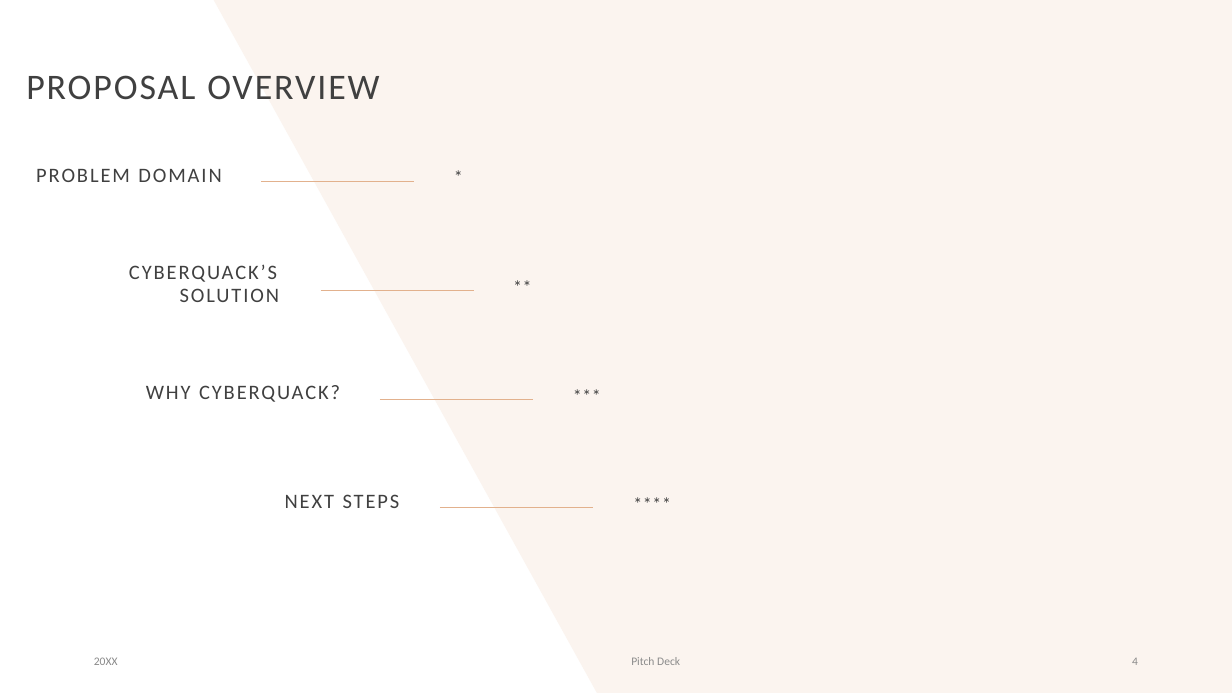
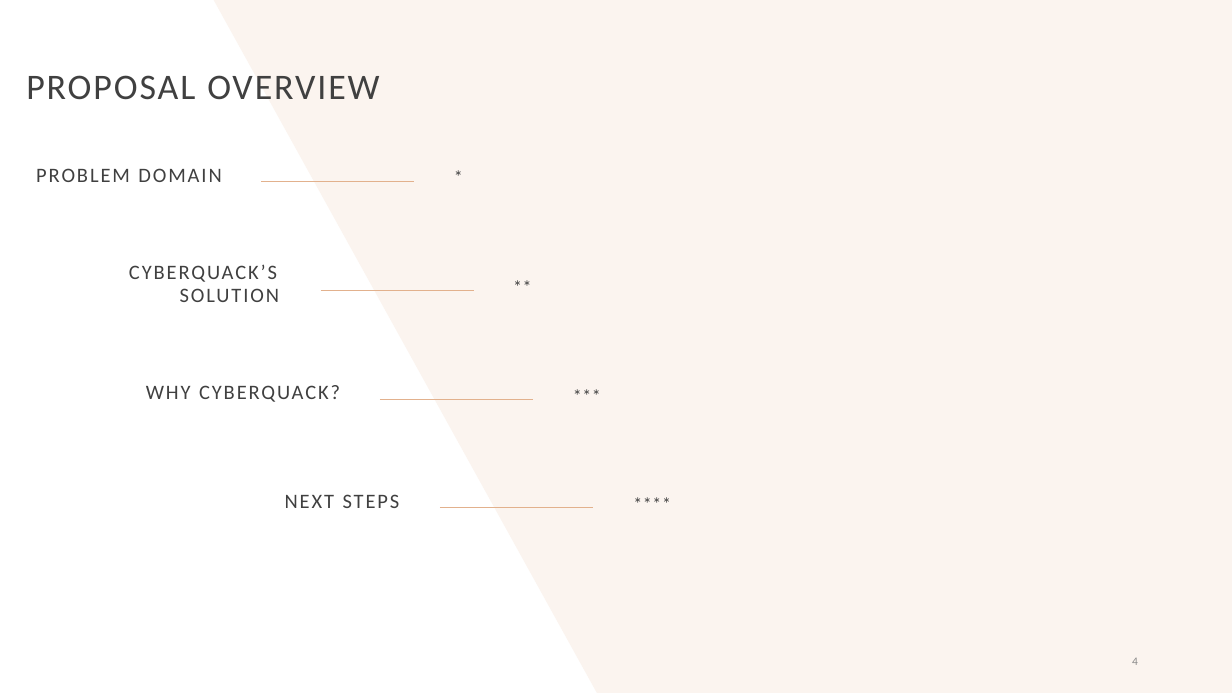
Before and after one commit to tuplee/Comms-Proposal, a slide deck: slide 4 of Proposal Pitch/Proposal Pitch PPT (rough-needs-subheadings).pptx. Drawn at 1232x693 pixels with LibreOffice and Linux fonts; fonts in the diff are those of the drawing. Boxes give left, top, right and bottom in pixels: in the first picture for what was removed or moved away, otherwise in the second. Text is boxed around its words. In the diff, an @@ line names an element or a change of style, - is before the commit and + after.

```diff
--- a/Proposal Pitch/Proposal Pitch PPT (rough-needs-subheadings).pptx
+++ b/Proposal Pitch/Proposal Pitch PPT (rough-needs-subheadings).pptx
@@ text removed at [94, 657, 118, 665] @@
-20XX
@@ text removed at [631, 657, 680, 665] @@
-Pitch Deck
```
Also in this commit, not shown: 9 other slides changed, 2 slides added, 4 slides removed.
